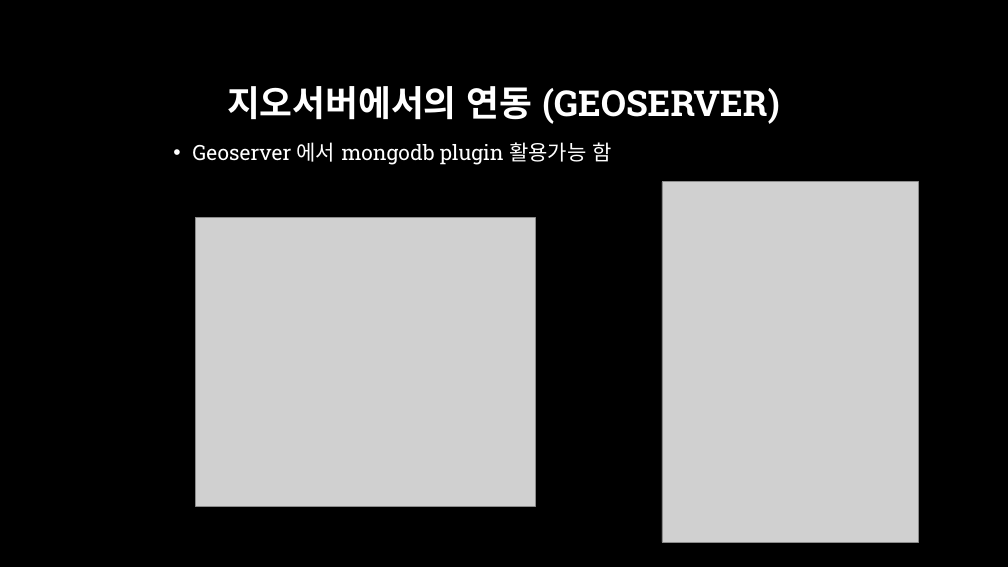
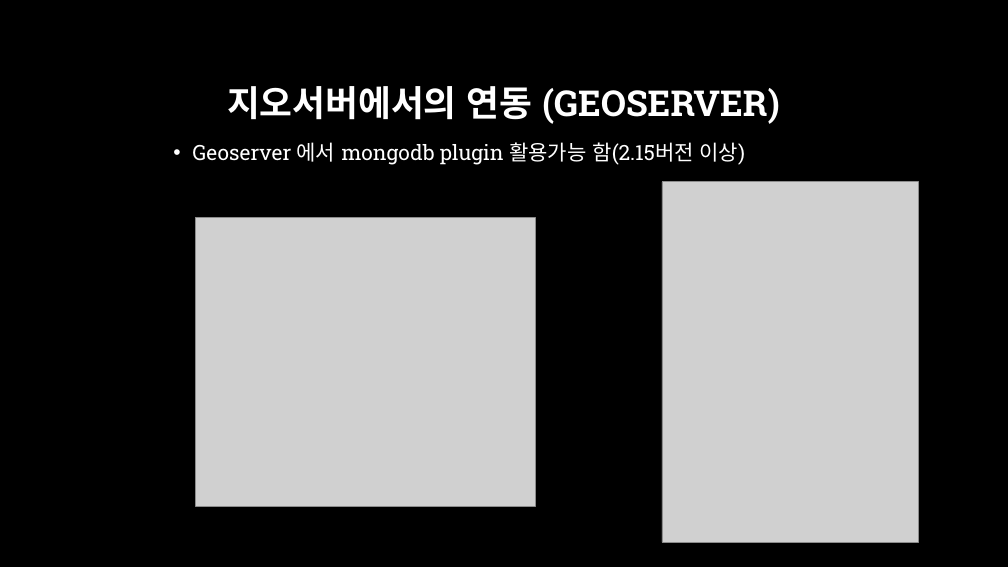
Before and after one commit to aliasgis/OSGEO, a slide deck: slide 30 of Mongodb 와 공간정보.pptx (slide 18 before the commit). Drawn at 1008x567 pixels with LibreOffice and Linux fonts; fonts in the diff are those of the drawing; grey boxes stand for pictures; background and template pictures are left out. Boxes give left, top, right and bottom in pixels: in the first picture for what was removed or moved away, otherwise in the second. Text is boxed around its words. In the diff, an @@ line names an element or a change of style, - is before the commit and + after.

```diff
--- a/Mongodb 와 공간정보.pptx
+++ b/Mongodb 와 공간정보.pptx
@@ text at bbox=[192, 142, 745, 165]: text changed @@
-• Geoserver 에서 mongodb plugin 활용가능 함
+• Geoserver 에서 mongodb plugin 활용가능 함(2.15버전 이상)
```
Also in this commit, not shown: 12 other slides changed, 14 slides added, 2 slides removed.
